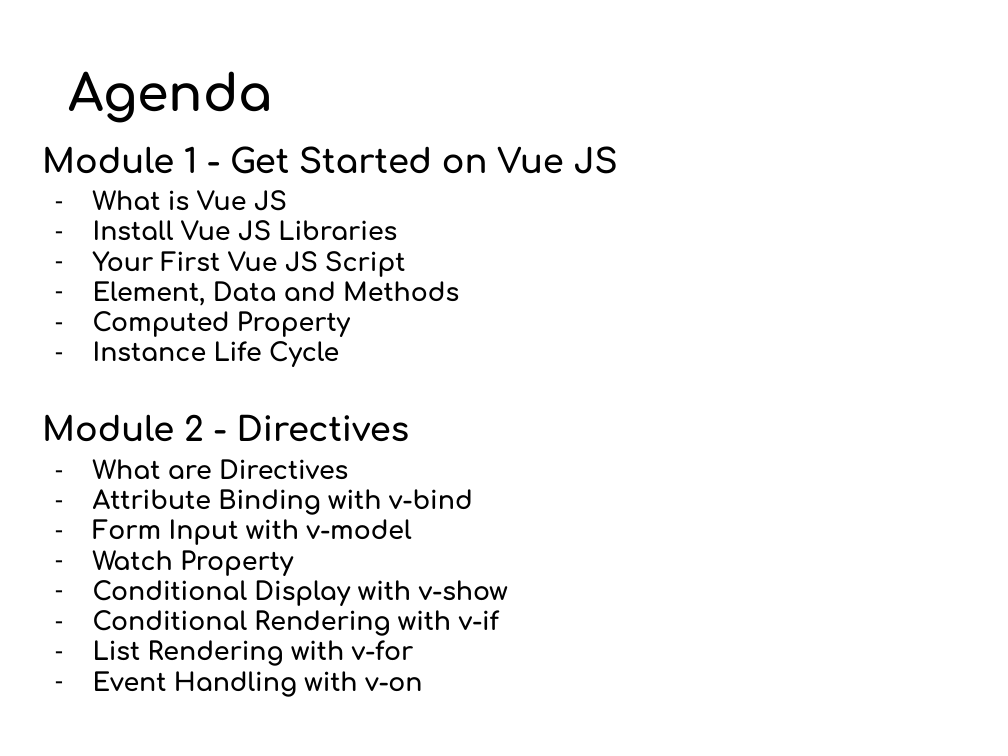
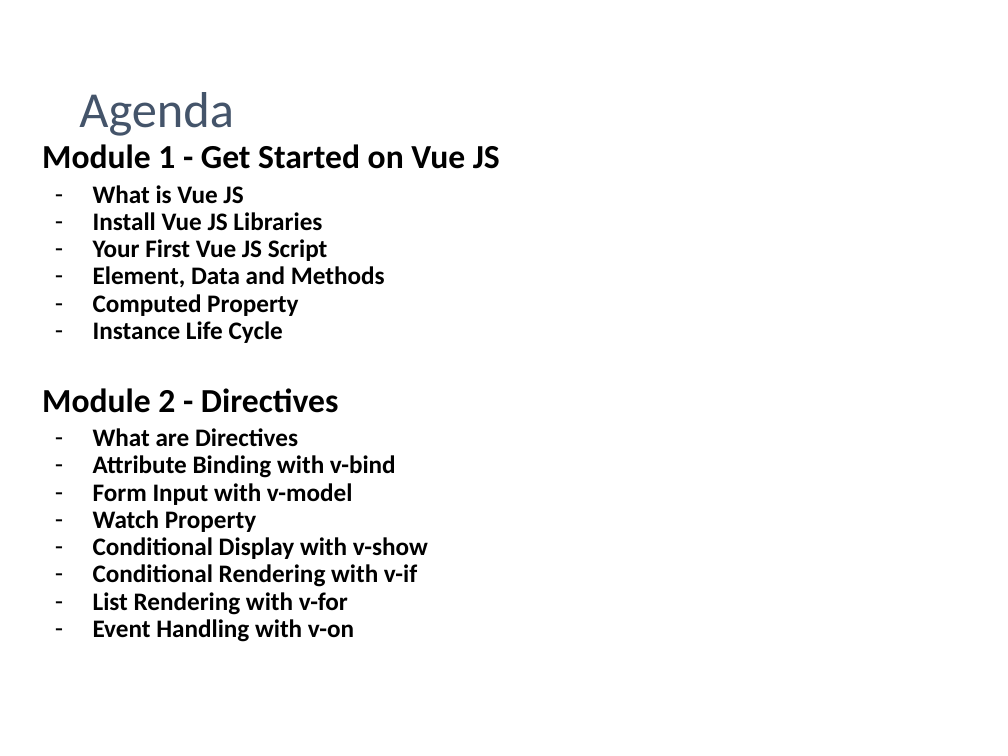
Before and after one commit to auzadventure/vue-beginner, a slide deck: slide 4 of SG - Lionel - Vue.js Essential Training - v2.pptx (slide 3 before the commit). Drawn at 1008x756 pixels with LibreOffice and Linux fonts; fonts in the diff are those of the drawing. Boxes give left, top, right and bottom in pixels: in the first picture for what was removed or moved away, otherwise in the second. Text is boxed around its words. In the diff, an @@ line names an element or a change of style, - is before the commit and + after.

```diff
--- a/SG - Lionel - Vue.js Essential Training - v2.pptx
+++ b/SG - Lionel - Vue.js Essential Training - v2.pptx
@@ title "Agenda": place and size @@
-title "Agenda" at [69,71,273,123]
+title "Agenda" at [79,92,234,136]
@@ title "Agenda" at [79,92,234,136]: font Comfortaa to Calibri, text colour #000000 to #44546A, bold off @@
@@ text "Module 1 - Get Started ..." at [42,144,500,642]: font Comfortaa to Calibri; line spacing 1 to 0.9 @@
```
Also in this commit, not shown: 85 other slides changed, 1 slide added, 5 other files.
